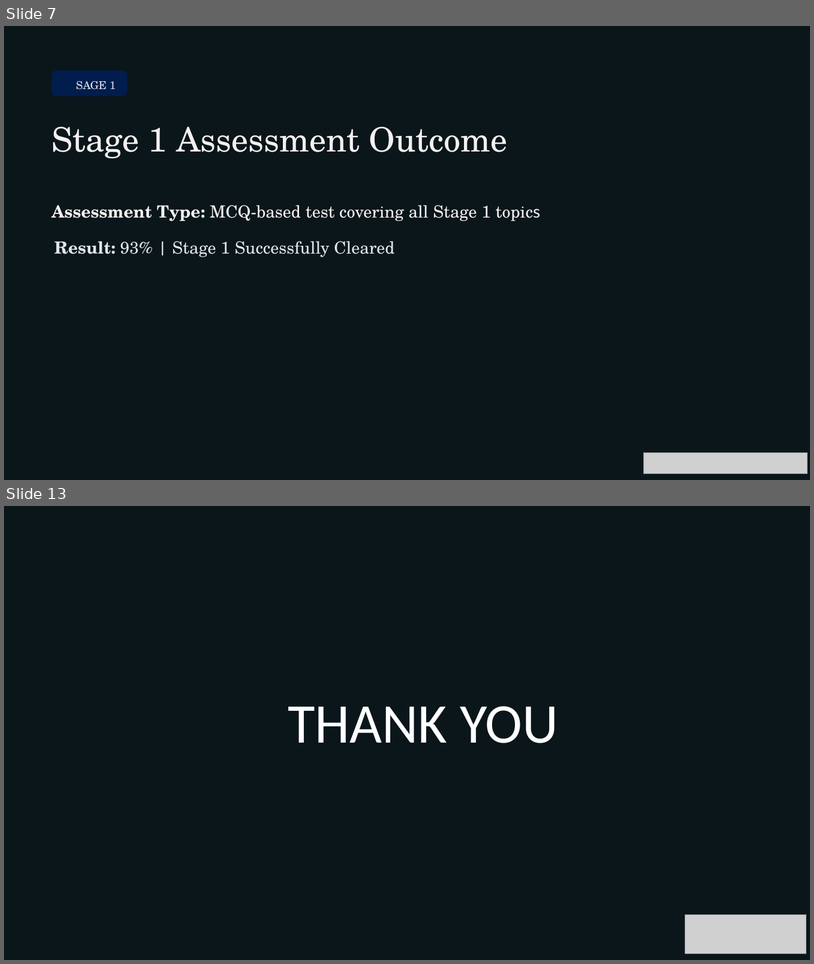
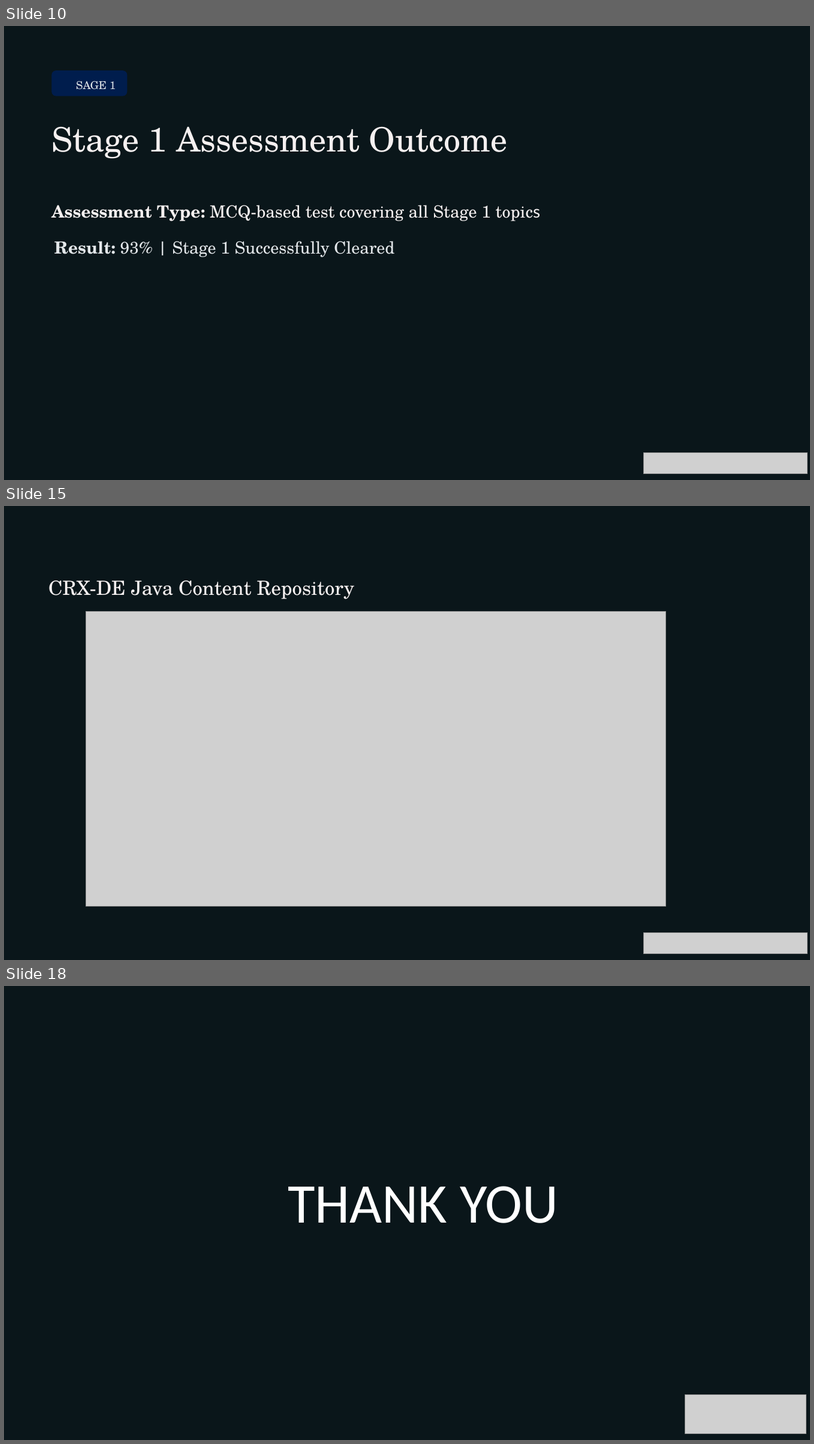
Before and after one commit to KUNALCHOURE/presentation, a slide deck: Second_Progress_Seminar_Updated (1) (1).pptx. Shown one above the other, each under a label of ours: slides 7 and 13 before the commit, slides 10, 15 and 18 after it; the slides between them are not shown. The pictures are 814x964 and 814x1444 pixels, drawn with LibreOffice and Linux fonts; fonts in the diff are those of the drawing; grey boxes stand for pictures; background and template pictures are left out; a plain dark background stands for a picture behind light text. Boxes give left, top, right and bottom in pixels: in the first picture for what was removed or moved away, otherwise in the second. Text is boxed around its words. In the diff, an @@ line names an element or a change of style, - is before the commit and + after.

```diff
--- a/Second_Progress_Seminar_Updated (1) (1).pptx
+++ b/Second_Progress_Seminar_Updated (1) (1).pptx
@@ slide 15 added at box(4, 506, 810, 960), background picture (left out); not listed: 1 template element that a slide beside it also shows @@
@@ text added at box(48, 580, 355, 599), 28 pt, text #F5F0F0 @@
+CRX-DE Java Content Repository
@@ picture added at box(86, 612, 666, 906) @@
@@ picture added at box(644, 932, 807, 954) @@
@@ what was slide 7 is now slide 10 @@
@@ what was slide 13 is now slide 18 @@
```
Also in this commit, not shown: 8 slides changed, 4 other slides added.
